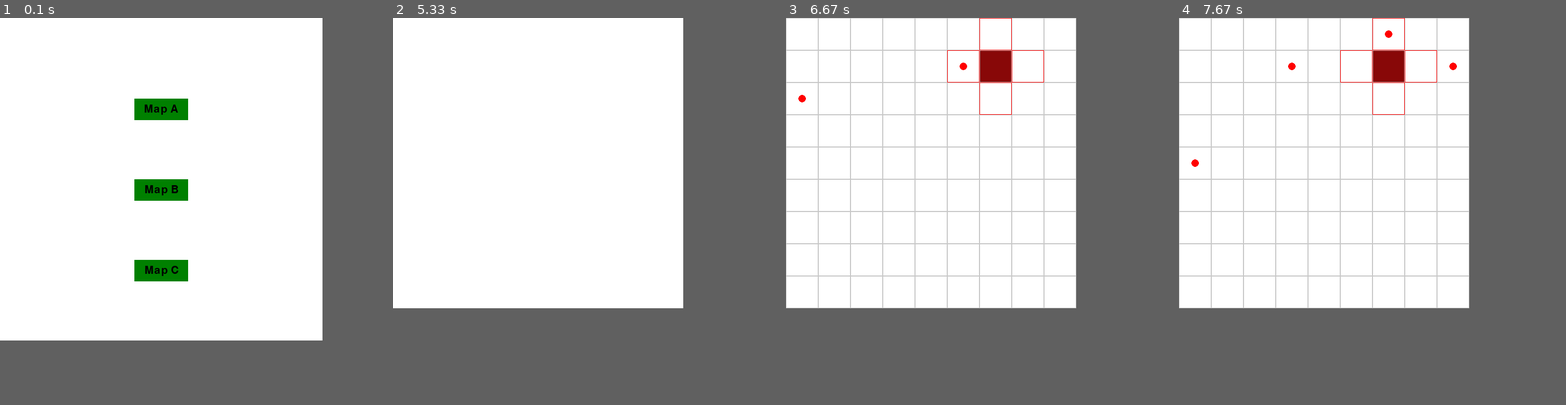
Above: before the commit, frames 1-4 (left to right).
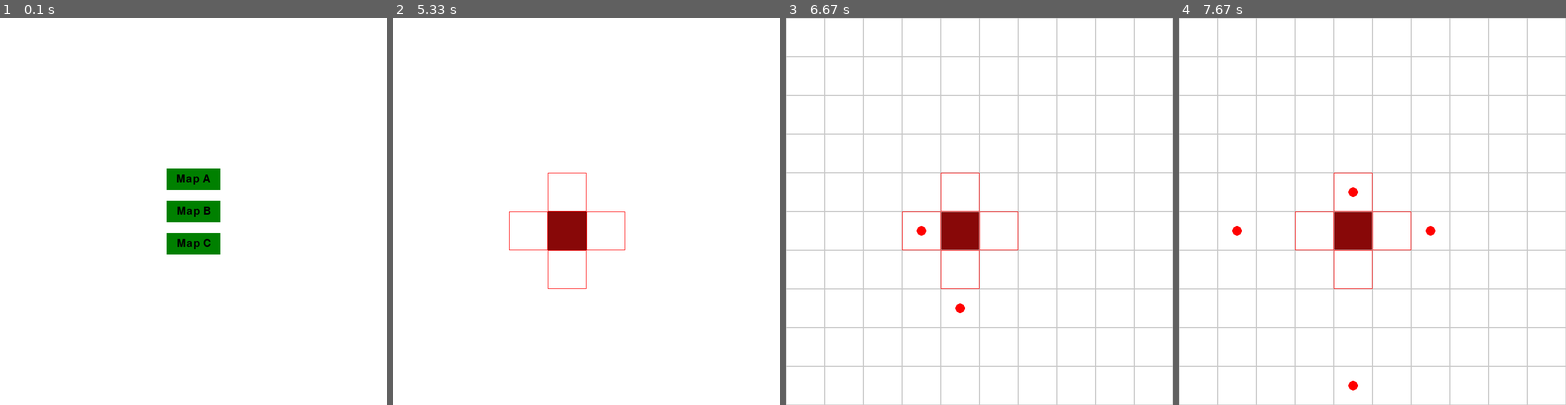
Above: after the commit, the same moments.

Repository: ubongjc/Pygame
Game: pygame game, started from main.py
Two runs of this game, one before a commit and one after it. Both use one fixed random seed, a clock stepped at 60 frames per second and the inputs below.
Inputs (mouse positions are in pixels of both pictures, inside the frame that each line leads up to):
- Up to frame 1 (0.1 s): no input
- Up to frame 2 (5.33 s): hold Space 0.33-0.87 s; hold Left 0.33-0.87 s; click (547, 219) at 0.95 s; hold Left 1.23-1.77 s; hold Space 1.8-2.27 s; hold Down 1.8-2.27 s; click (423, 33) at 3.35 s; click "Map A" at 5.02 s; tap Space at 5.3 s
- Up to frame 3 (6.67 s): hold Down 5.63-6.1 s; tap Space at 5.7, 6, 6.53 s; click (1006, 56) at 6.18 s; hold Left from 6.47 s (still down)
- Up to frame 4 (7.67 s): tap Space at 6.83, 7.03, 7.33, 7.53 s; release Left at 6.93 s; hold Right 6.97-7.43 s; hold Up from 7.47 s (still down)
In frame 1 the window is 600x600 before the commit and 720x720 after it. Grey fills any space a smaller window leaves; there, only what the larger window draws over its background counts as a difference.

The runs differ from the first frame. In frame 1, 4.4% of the frame differs, in the area x 34-57%, y 20-69%; in frame 2, 1.2%; in frame 3, 9.6%; in frame 4, 9.7%, in the area x 0-100%, y 0-100%.

Commit message:
Computer moves equal MAX_MOVES always

Diff:
--- a/computer_player.py
+++ b/computer_player.py
@@ -23,27 +23,6 @@
                     valid_moves.append((x, y))
         return valid_moves
 
-    # def choose_random_move(self):
-    #     moves = self.valid_moves()
-    #     if moves:
-    #         self.path.append(random.choice(moves))
-    #         self.fired_bullets.append(False)
-    #
-    # def rollback_to_validity_if_necessary(self):
-    #     num_valid = len(self.valid_moves())
-    #     popped_value = (-1, -1)
-    #     if num_valid < 1 and len(self.path) > 0:
-    #         while num_valid < 2 and len(self.path) > 0:
-    #             popped_value = self.path.pop()
-    #             num_valid = len(self.valid_moves())
-    #         temp = self.valid_moves()
-    #         if popped_value in temp:
-    #             temp.remove(popped_value)
-    #         if len(temp) > 0:
-    #             self.path.append(temp[0])
-    #         return True
-    #     return False
-
     def generate_path(self):
         def backtrack(current_pos):
             if len(self.path) >= constants.MAX_MOVES:
@@ -60,4 +39,9 @@
                 self.fired_bullets.pop()
             return False
 
-        backtrack(self.path[0])
+        while True:
+            success = backtrack(self.path[0])
+            if success and len(self.path) == constants.MAX_MOVES:
+                break
+            self.path = [self.path[0]]
+            self.fired_bullets = []
--- a/constants.py
+++ b/constants.py
@@ -1,6 +1,7 @@
+
 # Constants
 GRID_SIZE = 10
-CELL_SIZE = 60
+CELL_SIZE = 120
 SCREEN_SIZE = GRID_SIZE * CELL_SIZE
 MAX_MOVES = 20
 MAX_BULLETS = 10
--- a/grid.py
+++ b/grid.py
@@ -129,38 +129,40 @@
                 computer_player.fired_bullets[current_path_index - 1] = True
 
     def update_bullets(self, computer_path, play_index):
-        for bullet in self.bullets:
-            if bullet['direction'] == 'left':
-                bullet['x'] -= 1
-            elif bullet['direction'] == 'right':
-                bullet['x'] += 1
-            elif bullet['direction'] == 'up':
-                bullet['y'] -= 1
-            elif bullet['direction'] == 'down':
-                bullet['y'] += 1
+        if self.winner is None:
+            for bullet in self.bullets:
+                if bullet['direction'] == 'left':
+                    bullet['x'] -= 1
+                elif bullet['direction'] == 'right':
+                    bullet['x'] += 1
+                elif bullet['direction'] == 'up':
+                    bullet['y'] -= 1
+                elif bullet['direction'] == 'down':
+                    bullet['y'] += 1
 
-            if bullet['x'] < 0 or bullet['x'] >= self.size or bullet['y'] < 0 or bullet['y'] >= self.size:
-                self.bullets.remove(bullet)
-            elif self.check_user_bullet_collision(computer_path[play_index][0], computer_path[play_index][1]):
-                self.winner = "user"
-                self.game_over = True
+                if bullet['x'] < 0 or bullet['x'] >= self.size or bullet['y'] < 0 or bullet['y'] >= self.size:
+                    self.bullets.remove(bullet)
+                elif self.check_user_bullet_collision(computer_path[play_index][0], computer_path[play_index][1]):
+                    self.winner = "user"
+                    self.game_over = True
 
     def update_bullets_computer(self, user_path, play_index):
-        for bullet in self.computer_bullets:
-            if bullet['direction'] == 'left':
-                bullet['x'] -= 1
-            elif bullet['direction'] == 'right':
-                bullet['x'] += 1
-            elif bullet['direction'] == 'up':
-                bullet['y'] -= 1
-            elif bullet['direction'] == 'down':
-                bullet['y'] += 1
+        if self.winner is None:
+            for bullet in self.computer_bullets:
+                if bullet['direction'] == 'left':
+                    bullet['x'] -= 1
+                elif bullet['direction'] == 'right':
+                    bullet['x'] += 1
+                elif bullet['direction'] == 'up':
+                    bullet['y'] -= 1
+                elif bullet['direction'] == 'down':
+                    bullet['y'] += 1
 
-            if bullet['x'] < 0 or bullet['x'] >= self.size or bullet['y'] < 0 or bullet['y'] >= self.size:
-                self.computer_bullets.remove(bullet)
-            elif self.check_computer_bullet_collision(user_path[play_index][0], user_path[play_index][1]):
-                self.winner = "computer"
-                self.game_over = True
+                if bullet['x'] < 0 or bullet['x'] >= self.size or bullet['y'] < 0 or bullet['y'] >= self.size:
+                    self.computer_bullets.remove(bullet)
+                elif self.check_computer_bullet_collision(user_path[play_index][0], user_path[play_index][1]):
+                    self.winner = "computer"
+                    self.game_over = True
 
     def get_direction_towards_user(self, bullet_x, bullet_y, user_position=None):
         if user_position is None:
--- a/main.py
+++ b/main.py
@@ -15,6 +15,15 @@
 
 # Main function
 def main():
+    # Get the user's screen size
+    screen_info = pygame.display.Info()
+    screen_width = screen_info.current_w
+    screen_height = screen_info.current_h
+
+    # Calculate the appropriate cell size
+    constants.CELL_SIZE = min(screen_width, screen_height) // constants.GRID_SIZE
+    constants.SCREEN_SIZE = constants.GRID_SIZE * constants.CELL_SIZE
+
     screen = pygame.display.set_mode((constants.SCREEN_SIZE, constants.SCREEN_SIZE), pygame.RESIZABLE)
     pygame.display.set_caption("Pygame Grid Game")
     clock = pygame.time.Clock()
@@ -24,7 +33,13 @@
     grid = Grid(constants.GRID_SIZE)
     grid.bullet_start_indices = []
     show_lines = True
-    play_button = Button(10, 10, 100, 40, "Play", (0, 128, 0), 30)
+
+    # play button
+    button_width = 100
+    button_height = 40
+    button_x = (constants.SCREEN_SIZE - button_width) // 2  # Calculate the center x position
+    button_y = (constants.SCREEN_SIZE - button_height) // 2  # Calculate the center y position
+    play_button = Button(button_x, button_y, button_width, button_height, "Play", (0, 128, 0), 30)
 
     play_mode = False
     play_index = 0
@@ -39,6 +54,7 @@
     pygame.time.set_timer(shoot_event, random.randint(1000, 3000))
 
     computer_player = ComputerPlayer(grid)
+    screen_resized = False
 
     while True:
         for event in pygame.event.get():
@@ -47,8 +63,8 @@
                 sys.exit()
 
             if event.type == bullet_update_event:
-                grid.update_bullets(computer_player.path, play_index-1)
-                grid.update_bullets_computer(grid.path, play_index-1)
+                grid.update_bullets(computer_player.path, play_index - 1)
+                grid.update_bullets_computer(grid.path, play_index - 1)
 
             # Input handling
             if event.type == pygame.MOUSEBUTTONDOWN:
@@ -56,8 +72,10 @@
                 x, y = pygame.mouse.get_pos()
 
                 # Check if the play button is clicked
-                if play_button.is_clicked(x, y):
-                    #computer_player.path.pop()
+                if play_button.is_clicked(x, y) and \
+                        len(grid.path) >= constants.MAX_MOVES and \
+                        not play_mode:
+                    # computer_player.path.pop()
 
                     # user_grid_len = len(grid.path)
                     # computer_grid_len = len(computer_player.path)
@@ -126,8 +144,8 @@
                 if direction:
                     if \
                             play_mode and \
-                            play_index > 0 and \
-                            grid.fired_bullets[play_index - 1] is False:
+                                    play_index > 0 and \
+                                    grid.fired_bullets[play_index - 1] is False:
                         grid.shoot_bullet(direction, grid.path[play_index - 1], play_index)
                     elif not play_mode:
                         grid.shoot_bullet(direction)
@@ -137,8 +155,8 @@
                     computer_player.fired_bullets.count(True) < constants.MAX_BULLETS:
                 if event.type == shoot_event:
                     # Choose a random position for the computer shooter
-                    shooter_x = computer_player.path[play_index-1][0]
-                    shooter_y = computer_player.path[play_index-1][1]
+                    shooter_x = computer_player.path[play_index - 1][0]
+                    shooter_y = computer_player.path[play_index - 1][1]
 
                     # Get the direction towards the user
                     direction = grid.get_direction_towards_user(shooter_x, shooter_y)
@@ -158,10 +176,17 @@
 
             # Resize the screen
             if event.type == pygame.VIDEORESIZE:
+                #screen_resized = True
                 width, height = event.w, event.h
                 constants.CELL_SIZE = min(width // constants.GRID_SIZE, height // constants.GRID_SIZE)
                 constants.SCREEN_SIZE = constants.GRID_SIZE * constants.CELL_SIZE
                 screen = pygame.display.set_mode((constants.SCREEN_SIZE, constants.SCREEN_SIZE), pygame.RESIZABLE)
+
+        # if screen_resized:
+        #     screen_resized = False
+        #     screen.fill(constants.WHITE)
+        #     grid.draw(screen)
+        #     pygame.display.flip()
 
         # reset game
         if not grid.winner and play_index == len(grid.path) and \
--- a/map_selection_screen.py
+++ b/map_selection_screen.py
@@ -1,18 +1,21 @@
 import constants
 from button import Button
+
 
 class MapSelectionScreen:
     def __init__(self):
         self.maps = ["Map A", "Map B", "Map C"]
         self.buttons = []
-        button_width = int(constants.SCREEN_SIZE * 0.2)
-        button_height = int(constants.SCREEN_SIZE * 0.1)
-        button_spacing = int(constants.SCREEN_SIZE * 0.1)
-        button_y = constants.SCREEN_SIZE // 2
+
+        button_width = 100
+        button_height = 40
+        button_gap = 20
+        total_button_height = len(self.maps) * button_height + (len(self.maps) - 1) * button_gap
 
         for i, map_name in enumerate(self.maps):
-            button = Button(constants.SCREEN_SIZE // 2 - 50, 150 * (i + 1), 100, 40, map_name, (0, 128, 0), 30)
-
+            button_x = (constants.SCREEN_SIZE - button_width) // 2  # Calculate the center x position
+            button_y = ((constants.SCREEN_SIZE - total_button_height) // 2) + (i * (button_height + button_gap))  # Calculate the center y position
+            button = Button(button_x, button_y, button_width, button_height, map_name, (0, 128, 0), 30)
             self.buttons.append(button)
 
     def draw(self, surface):
